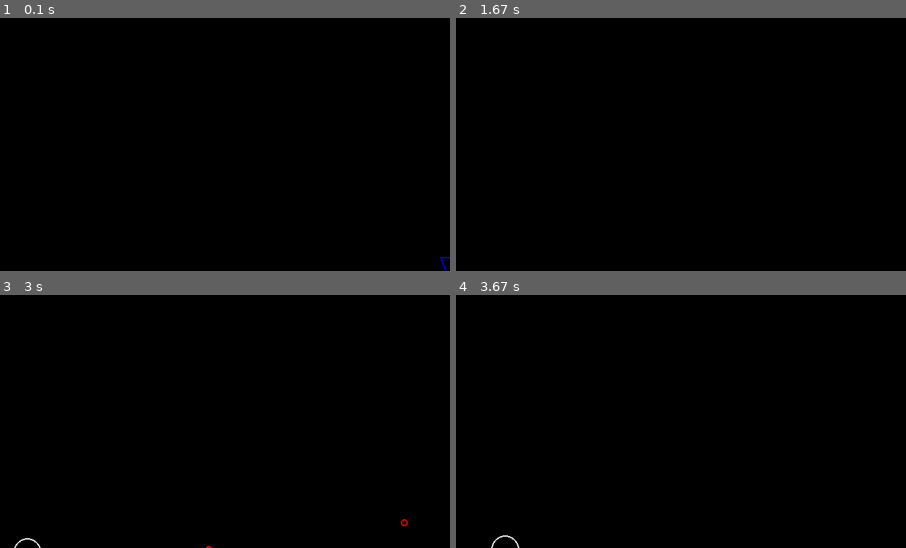
Above: before the commit, frames 1-4 (two rows, left to right).
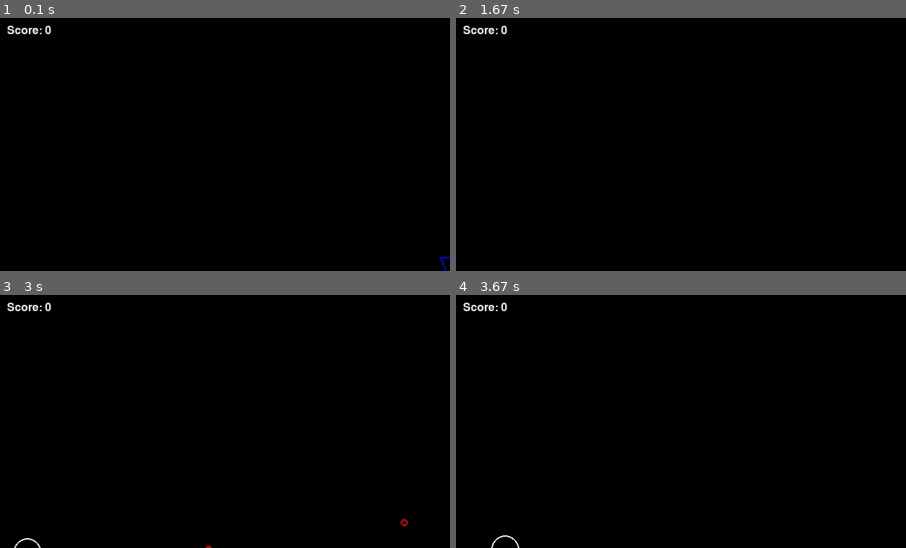
Above: after the commit, the same moments.

Repository: YoranSnaaijer/Pygame-Asteroids
Game: pygame game, started from main.py
Two runs of this game, one before a commit and one after it. Both use one fixed random seed, a clock stepped at 60 frames per second and the inputs below.
Inputs:
- Up to frame 1 (0.1 s): no input
- Up to frame 2 (1.67 s): tap Space at 0.33, 0.73, 1.03, 1.3, 1.63 s; hold A 0.67-1.2 s; hold S 1.23-1.53 s; hold A from 1.57 s (still down)
- Up to frame 3 (3 s): tap Space at 1.93, 2.07, 2.47, 2.77 s; release A at 1.97 s; hold W 2-2.37 s; hold D from 2.4 s (still down)
- Up to frame 4 (3.67 s): release D at 3.03 s; hold S 3.07-3.43 s; tap Space at 3.13, 3.53 s; hold A from 3.47 s (still down)
The pictures show only the part of the screen within x 0-50%, y 0-50%; the shares and areas given below are measured in that part.

The runs differ from the first frame. In frame 1, 0.2% of the frame differs, in the area x 1-12%, y 2-7%; in frame 2, 0.2%; in frame 3, 0.2%; in frame 4, 0.2%.

Commit message:
Added score tracking, score display and a message on game over.

Diff:
--- a/asteroid.py
+++ b/asteroid.py
@@ -18,7 +18,7 @@
     def split(self):
         self.kill()
         if self.radius <= ASTEROID_MIN_RADIUS:
-            return
+            return self.radius * 2  # Return score for smallest asteroid
         log_event("asteroid_split")
         random_angle = random.uniform(20, 50)
         new_angle_1 = self.velocity.rotate(random_angle)
@@ -28,3 +28,4 @@
         new_asteroid_1.velocity = new_angle_1 * 1.2
         new_asteroid_2 = Asteroid(self.position.x, self.position.y, new_radius)
         new_asteroid_2.velocity = new_angle_2 * 1.2
+        return self.radius # Return score for splitting asteroid
--- a/main.py
+++ b/main.py
@@ -18,6 +18,8 @@
 
     # Initialise the Pygame module
     pygame.init()
+    # Initialize font
+    font = pygame.font.SysFont(None, 24)
     # Define groups and group members
     updatable = pygame.sprite.Group()
     drawable = pygame.sprite.Group()
@@ -35,10 +37,12 @@
     # Setting some variables for in the loop
     clock = pygame.time.Clock()
     dt = 0
+    score = 0
     #Print some info to the CLI
     print(f"Starting Asteroids with pygame version: {pygame.version.ver}")
     print(f"Screen width: {SCREEN_WIDTH}")
-    print(F"Screen height: {SCREEN_HEIGHT}")
+    print(f"Screen height: {SCREEN_HEIGHT}")
+    print(f"Using {'Colemak' if args.colemak else 'QWERTY'} controls")
 
     while True:
         # Log information to game_state.json1
@@ -54,17 +58,20 @@
         # Render the player
         for sprite in drawable:
             sprite.draw(screen)
+        # Display score
+        score_text = font.render(f"Score: {score}", True, (255, 255, 255))
+        screen.blit(score_text, (10, 10))
         # Collision detection
         for asteroid in asteroids:
             if player.collides_with(asteroid):
                 log_event("player_hit")
-                print("Game over!")
+                print(f"Game over! Final score: {score}")
                 sys.exit()
             for shot in shots:
                 if shot.collides_with(asteroid):
                     log_event("asteroid_shot")
                     shot.kill()
-                    asteroid.split()
+                    score += asteroid.split() # Update score dynamically based on split result
 
         # Refresh the screen
         pygame.display.flip()
